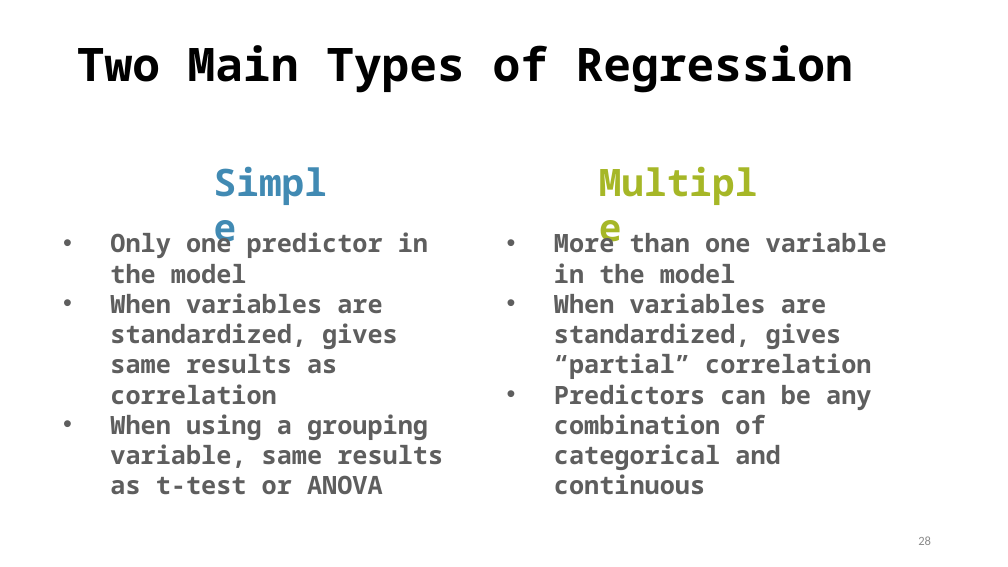
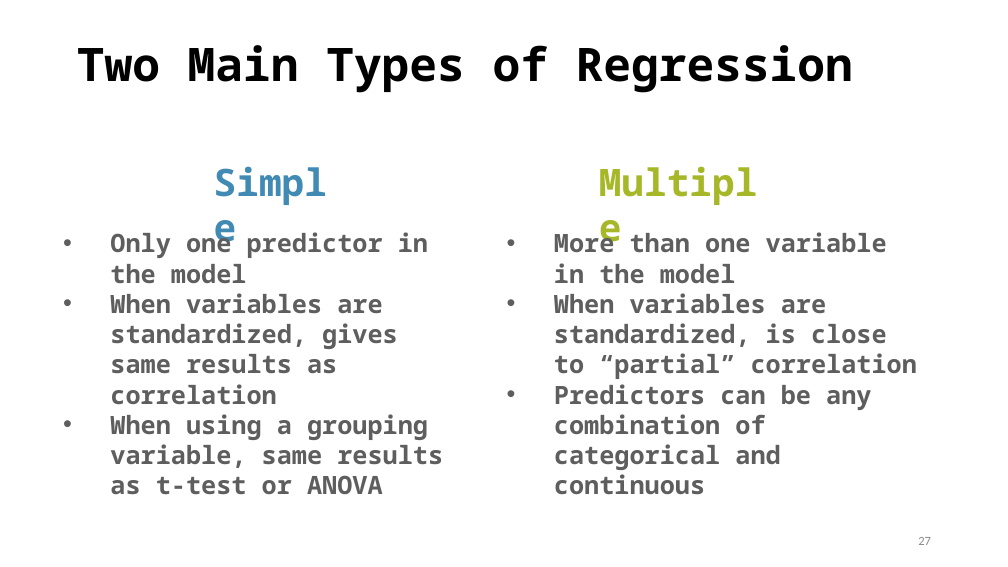
Before and after one commit to TysonStanley/EDU-6050, a slide deck: slide 27 of Slides/09_EDUC_6050_2018.pptx (slide 28 before the commit). Drawn at 1008x567 pixels with LibreOffice and Linux fonts; fonts in the diff are those of the drawing. Boxes give left, top, right and bottom in pixels: in the first picture for what was removed or moved away, otherwise in the second. Text is boxed around its words. In the diff, an @@ line names an element or a change of style, - is before the commit and + after.

Commit message:
update slides

```diff
--- a/Slides/09_EDUC_6050_2018.pptx
+++ b/Slides/09_EDUC_6050_2018.pptx
@@ text at (554, 293, 917, 379): text changed @@
-• When variables are standardized, gives “partial” correlation
+• When variables are standardized, is close to “partial” correlation
@@ page number at (918, 537, 931, 545): text changed @@
-28
+27
```
Also in this commit, not shown: 1 slide removed, 1 other file.
